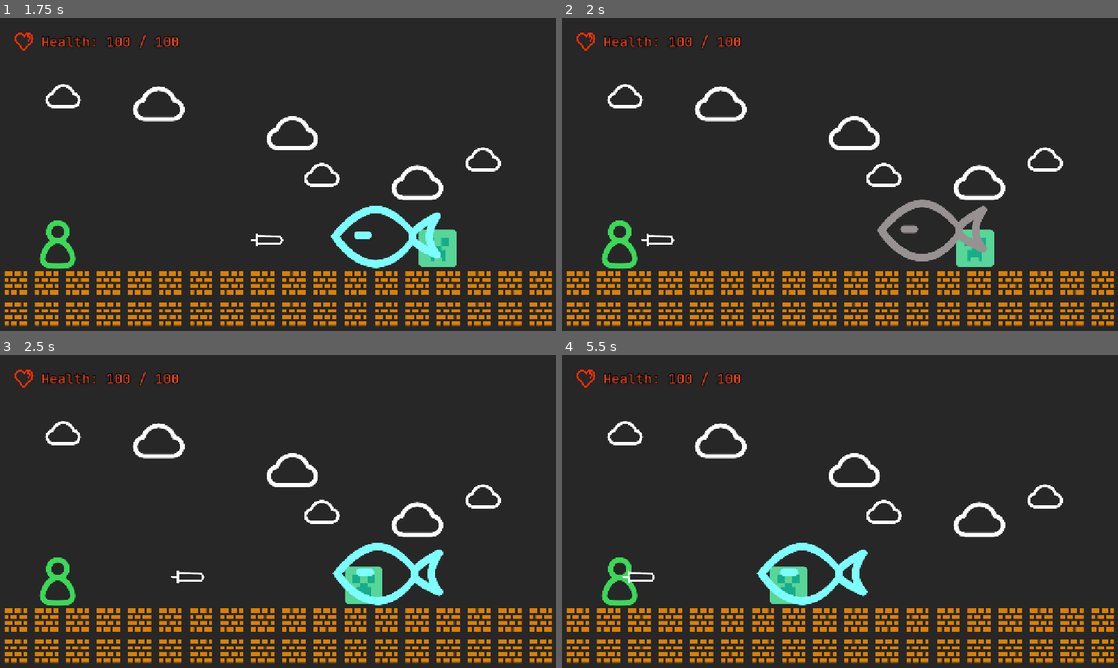
Above: before the commit, frames 1-4 (two rows, left to right).
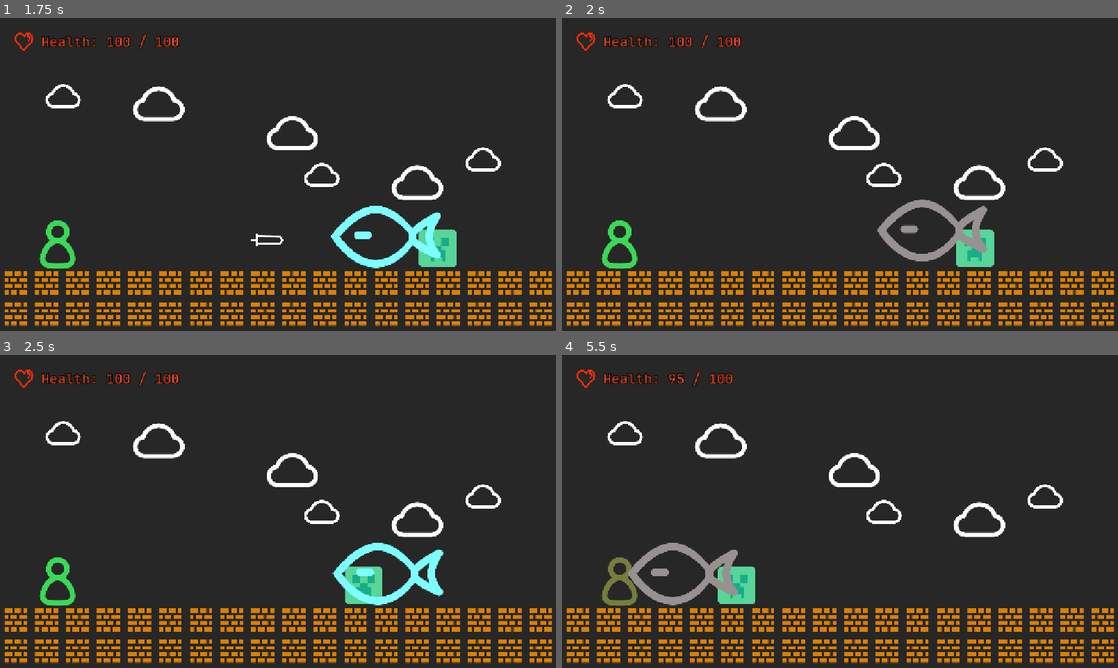
Above: after the commit, the same moments.

Repository: qingzhixing/Icon-Rogue
Game: Godot game, scene res://scene/start_page.tscn
Same seed, same stepped clock (60 frames per second), same inputs: the game is played once before the commit and once after it.
Inputs:
- Up to frame 1 (1.75 s): click "开始游戏" at 0.5 s
- Up to frame 2 (2 s): no input
- Up to frame 3 (2.5 s): no input
- Up to frame 4 (5.5 s): no input

Frame 1 is identical in both runs. In frame 2, less than 0.1% of the frame differs, in the area x 14-21%, y 68-73%; in frame 3, less than 0.1%; in frame 4, 4.5%, in the area x 7-55%, y 5-81%.

Commit message:
🎠 受击特效变色_fix

Diff:
--- a/scene/animation node/injured_effect.gd
+++ b/scene/animation node/injured_effect.gd
@@ -16,7 +16,7 @@
 	return 1 - animation_timer.time_left / animation_timer.wait_time;
 
 func display_effect() -> void:
-	if animation_timer.time_left > 0:
+	if !animation_timer.is_stopped():
 		return ;
 	parent.modulate = lerp(original_modulate, Color.FIREBRICK, min(max_effect_rate, calculate_animation_process()));
 	animation_timer.start();
--- a/scene/game_scene.tscn
+++ b/scene/game_scene.tscn
@@ -474,7 +474,7 @@
 [node name="Sword Spawner" parent="." instance=ExtResource("8_c8mr4")]
 position = Vector2(-456, 135)
 target_scene = ExtResource("9_ojbyw")
-spawn_interval_sec = 1.2
+spawn_interval_sec = 2.0
 infinity_spawn = true
 spawn_amount = 0
 enable_life_time = false
